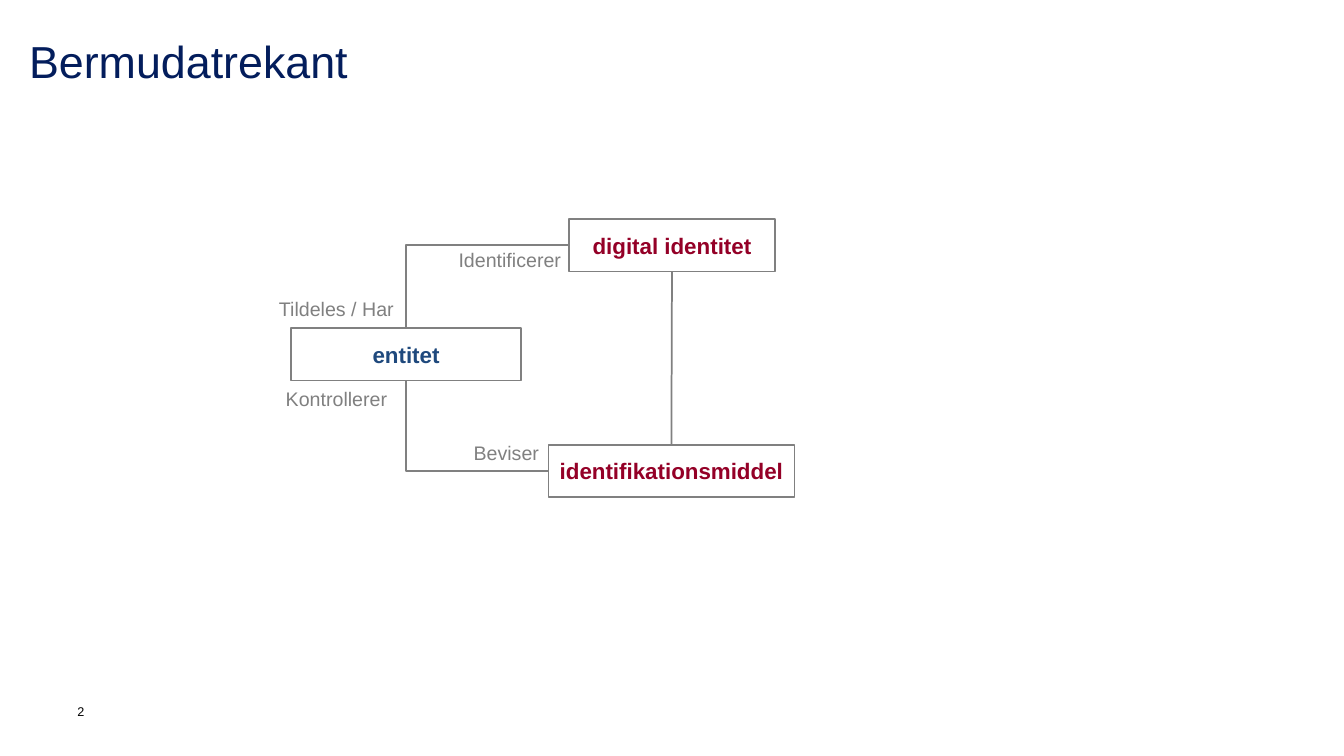
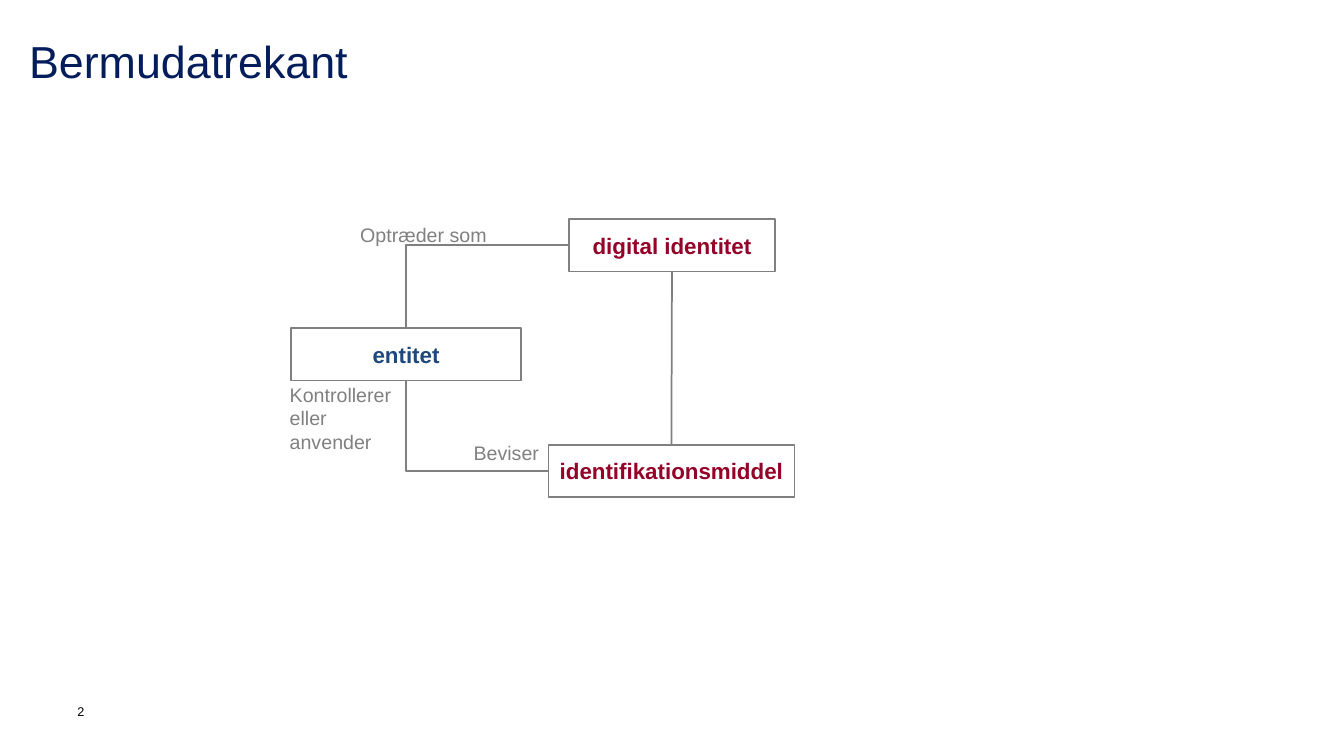
Before and after one commit to digst/trust, a slide deck: slide 2 of Figurer.pptx. Drawn at 1344x756 pixels with LibreOffice and Linux fonts; fonts in the diff are those of the drawing; background and template pictures are left out. Boxes give left, top, right and bottom in pixels: in the first picture for what was removed or moved away, otherwise in the second. Text is boxed around its words. In the diff, an @@ line names an element or a change of style, - is before the commit and + after.

```diff
--- a/Figurer.pptx
+++ b/Figurer.pptx
@@ text at bbox=[360, 228, 487, 247]: text changed @@
-Tildeles / Har
+Optræder som
@@ text removed at bbox=[459, 253, 561, 267] @@
-Identificerer
@@ text at bbox=[290, 388, 391, 402]: less space between paragraphs @@
@@ text at bbox=[290, 411, 372, 449]: paragraphs added @@
+eller
+anvender
```
Also in this commit, not shown: 2 other files.
